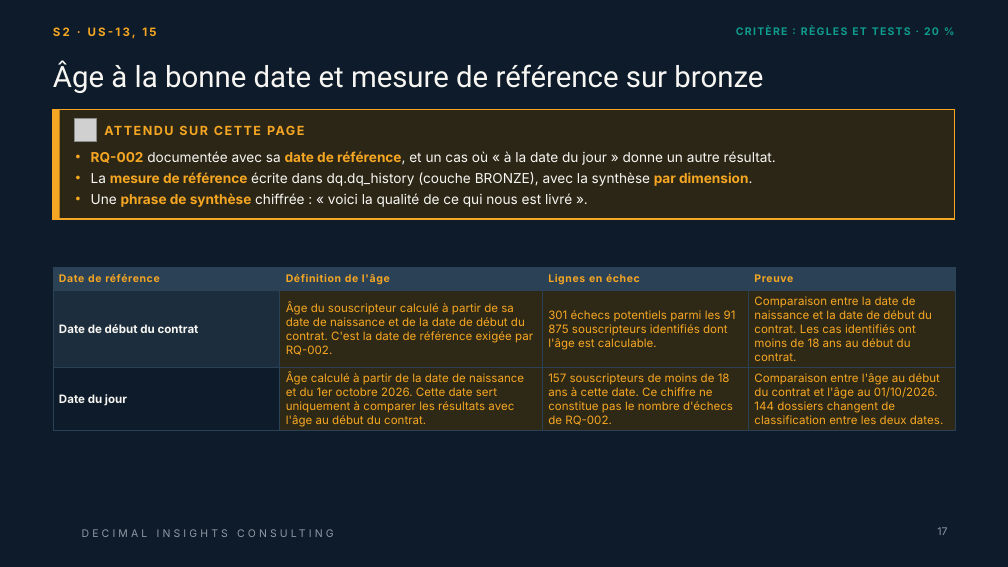
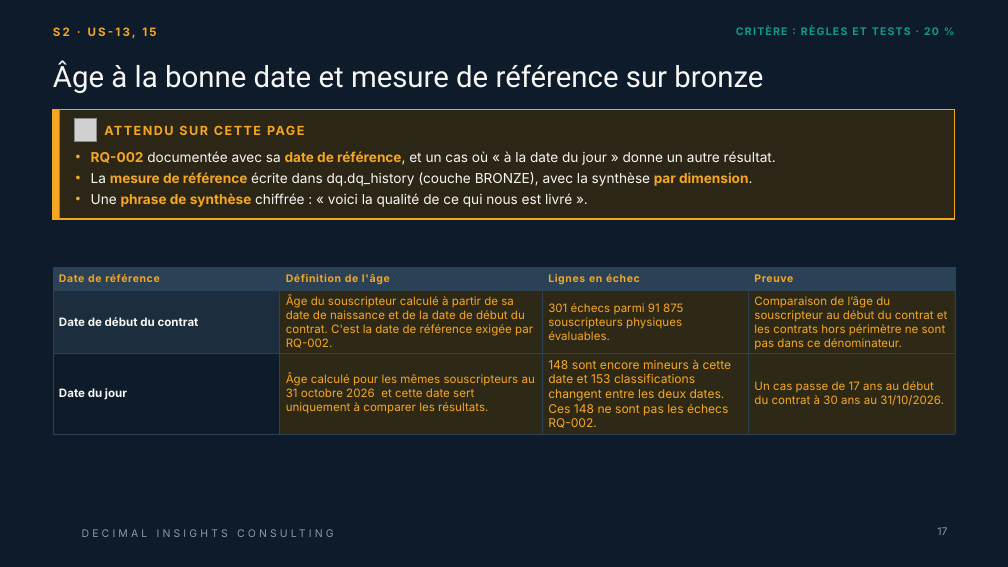
Before and after one commit to ruthabebeneg/td-qualite-g02, a slide deck: slide 17 of livrables/Livrable_Groupe_TD_AssurConnect.pptx. Drawn at 1008x567 pixels with LibreOffice and Linux fonts; fonts in the diff are those of the drawing; grey boxes stand for pictures; background and template pictures are left out. Boxes give left, top, right and bottom in pixels: in the first picture for what was removed or moved away, otherwise in the second. Text is boxed around its words. In the diff, an @@ line names an element or a change of style, - is before the commit and + after.

```diff
--- a/livrables/Livrable_Groupe_TD_AssurConnect.pptx
+++ b/livrables/Livrable_Groupe_TD_AssurConnect.pptx
@@ table at box(53, 268, 955, 432) @@
-row 2, column 3: 301 échecs potentiels parmi les 91 875 souscripteurs identifiés dont l'âge est calculable.
+row 2, column 3: 301 échecs parmi 91 875 souscripteurs physiques évaluables.
-row 2, column 4: Comparaison entre la date de naissance et la date de début du contrat. Les cas identifiés ont moins de 18 ans au début du contrat.
+row 2, column 4: Comparaison de l’âge du souscripteur au début du contrat et les contrats hors périmètre ne sont pas dans ce dénominateur.
-row 3: Date du jour | Âge calculé à partir de la date de naissance et du 1er octobre 2026. Cette date sert uniquement à comparer les résultats avec l'âge au début du contrat. | 157 souscripteurs de moins de 18 ans à cette date. Ce chiffre ne constitue pas le nombre d'échecs de RQ-002. | Comparaison entre l'âge au début du contrat et l'âge au 01/10/2026. 144 dossiers changent de classification entre les deux dates.
+row 3: Date du jour | Âge calculé pour les mêmes souscripteurs au 31 octobre 2026 et cette date sert uniquement à comparer les résultats. | 148 sont encore mineurs à cette date et 153 classifications changent entre les deux dates. Ces 148 ne sont pas les échecs RQ-002. | Un cas passe de 17 ans au début du contrat à 30 ans au 31/10/2026.
```
Also in this commit, not shown: 6 other slides changed.
